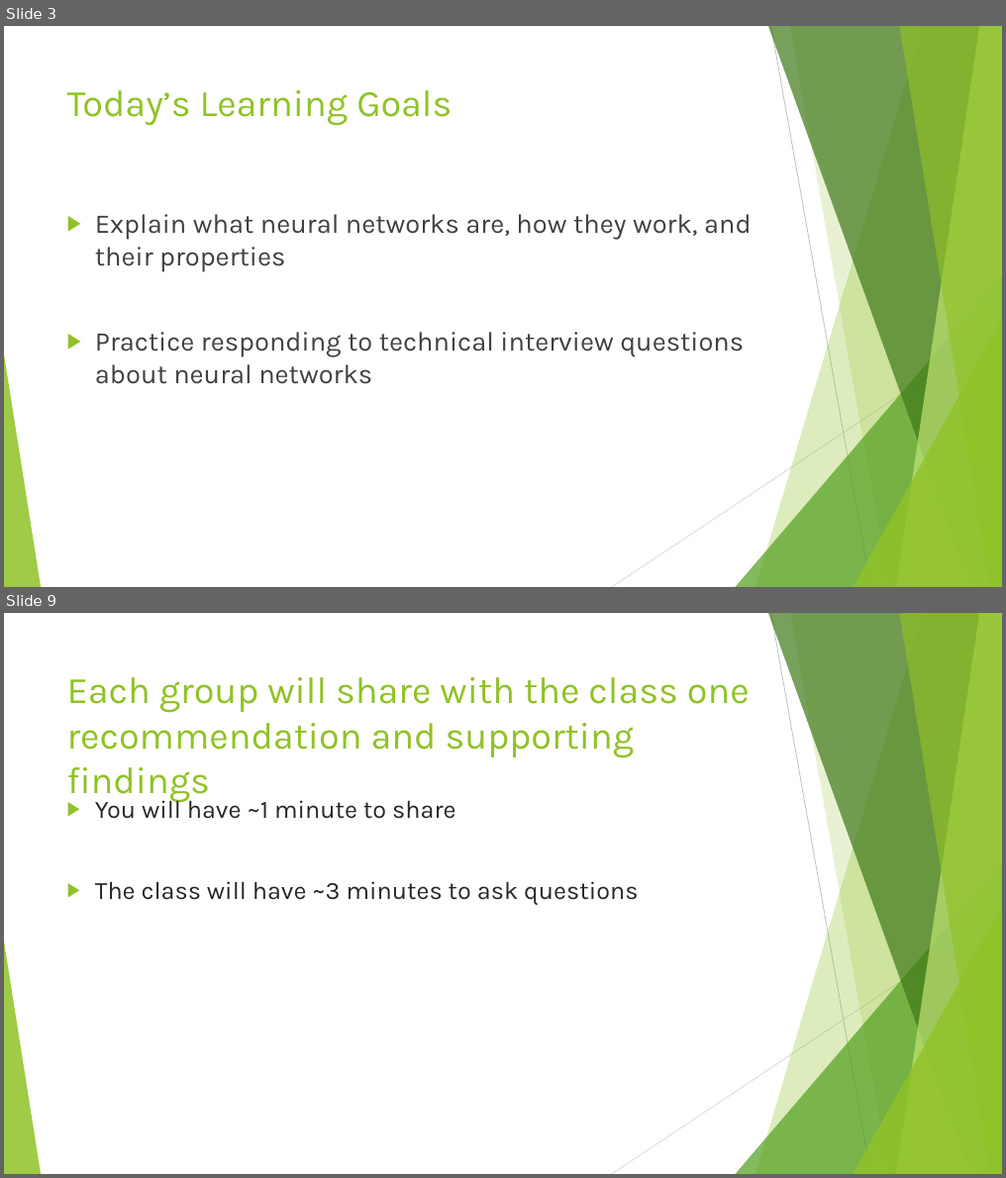
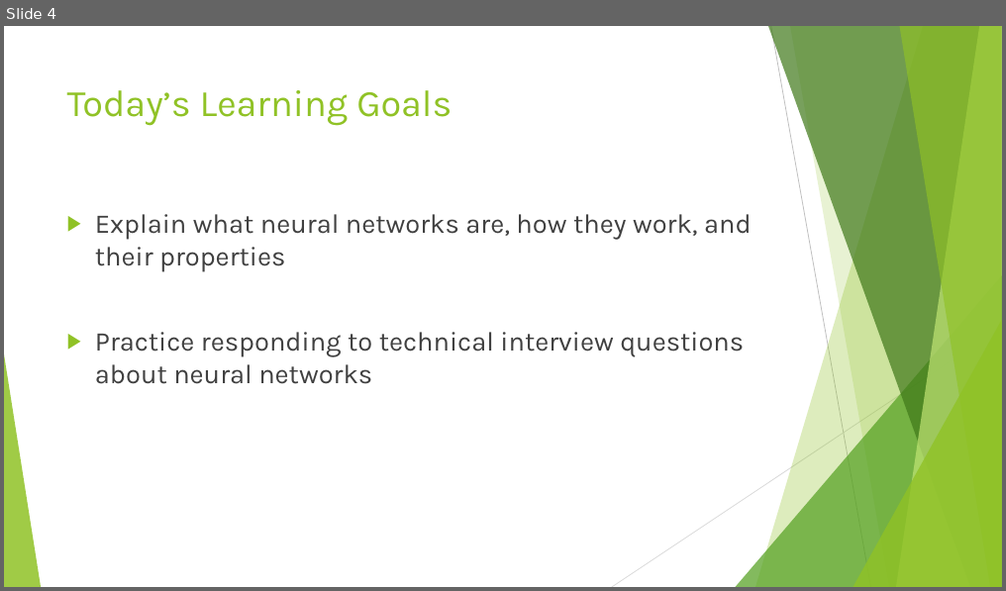
Before and after one commit to DavidBraslow/Neural-Network-Interviews, a slide deck: Neural Network Interviews Slides v2.pptx. Shown one above the other, each under a label of ours: slides 3 and 9 before the commit, slide 4 after it; the slides between them are not shown. The pictures are 1006x1178 and 1006x591 pixels, drawn with LibreOffice and Linux fonts; fonts in the diff are those of the drawing. Boxes give left, top, right and bottom in pixels: in the first picture for what was removed or moved away, otherwise in the second. Text is boxed around its words. In the diff, an @@ line names an element or a change of style, - is before the commit and + after.

```diff
--- a/Neural Network Interviews Slides v2.pptx
+++ b/Neural Network Interviews Slides v2.pptx
@@ slide 9 removed at bbox=[4, 613, 1002, 1174], background #FFFFFF; not listed: 10 template elements that a slide beside it also shows @@
@@ title removed at bbox=[67, 677, 749, 758] @@
-Each group will share with the class one recommendation and supporting findings
@@ text removed at bbox=[95, 796, 638, 905] @@
-▶ You will have ~1 minute to share
-▶ The class will have ~3 minutes to ask questions
@@ what was slide 3 is now slide 4 @@
```
Also in this commit, not shown: 5 slides changed, 6 slides added, 2 other slides removed, 2 other files.
